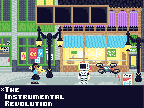
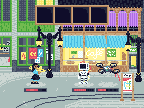
Layered file, before and after one edit (w=144, h=108). Changes by layer:
hid "*The ..." over box(1, 87, 64, 106)
hid "text box" over box(0, 85, 144, 108)
painted on "health bar" over box(24, 88, 119, 92)
